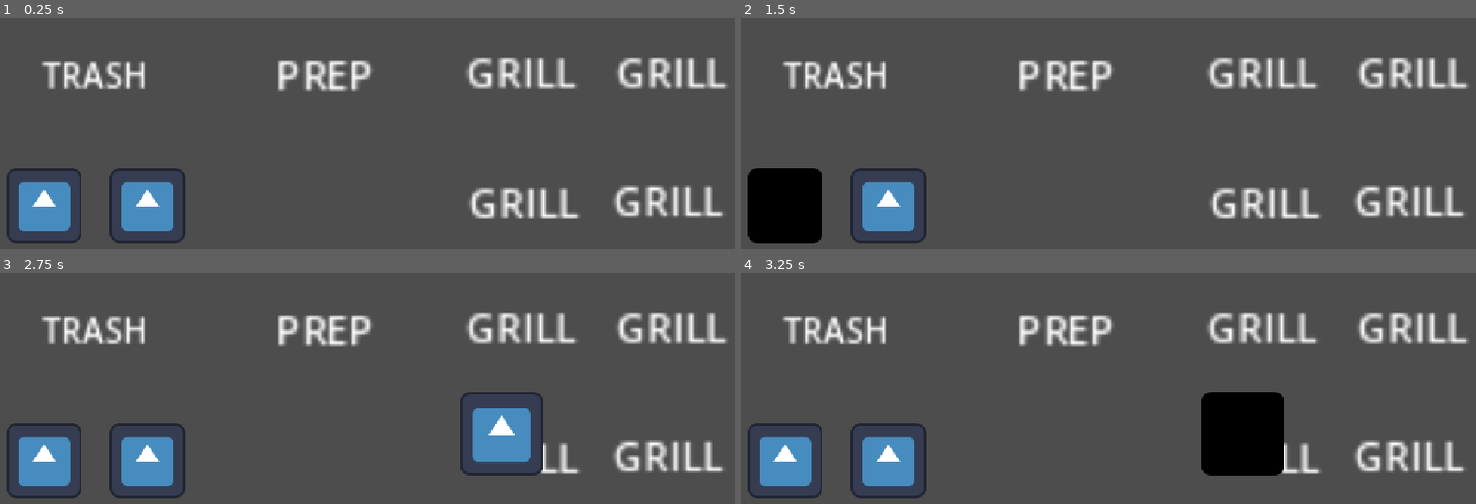
Above: before the commit, frames 1-4 (two rows, left to right).
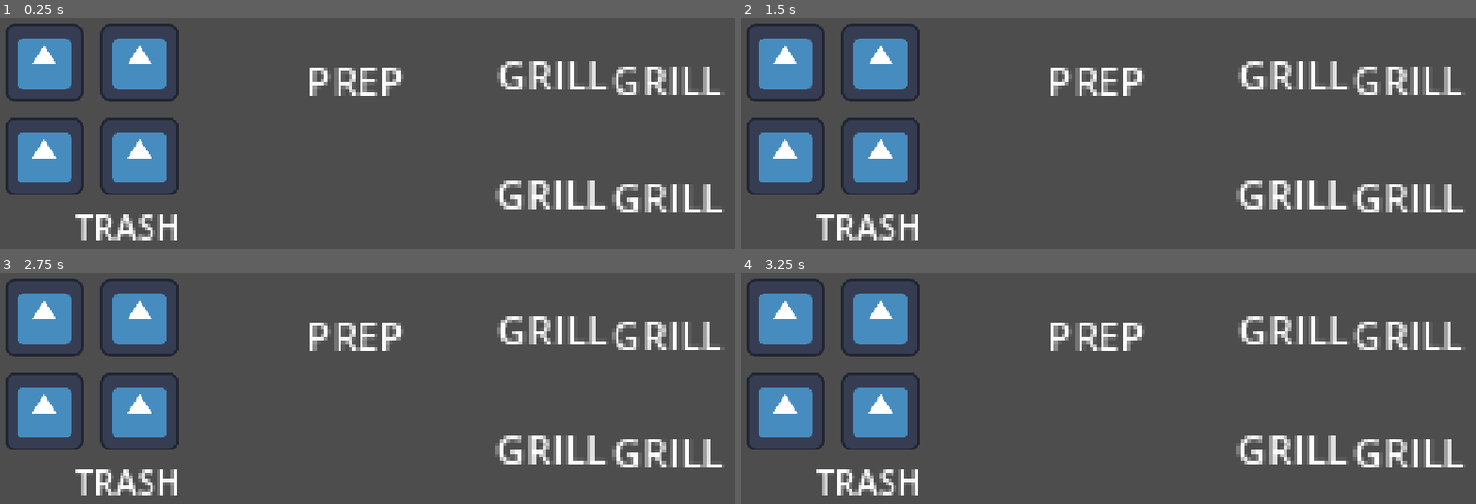
Above: after the commit, the same moments.

Repository: mosssara/Fish-and-Bun
Game: Godot game, scene res://scene/playarea.tscn
Two runs of this game, one before a commit and one after it. Both use one fixed random seed, a clock stepped at 60 frames per second and the inputs below. The engine's default icon, where the game draws it, is replaced by a stand-in: a white triangle on a blue panel in a dark square.
Inputs (mouse positions are in pixels of both pictures, inside the frame that each line leads up to):
- Up to frame 1 (0.25 s): no input
- Up to frame 2 (1.5 s): tap Enter at 0.5 s; move the mouse to (785, 205) at 0.52 s; click (785, 205) at 0.67 s; tap Space at 1.25 s; move the mouse to (888, 205) at 1.27 s; click (888, 205) at 1.42 s
- Up to frame 3 (2.75 s): tap Enter at 2 s; move the mouse to (521, 453) at 2.02 s; click (521, 453) at 2.17 s
- Up to frame 4 (3.25 s): tap Space at 2.75 s; move the mouse to (1240, 434) at 2.77 s; click (1240, 434) at 2.92 s

The runs differ from the first frame. In frame 1, 20% of the frame differs, in the area x 0-99%, y 2-98%; in frame 2, 21%; in frame 3, 22%; in frame 4, 23%.

Commit message:
4 gill 4 ingredient and prep area

Diff:
--- a/project.godot
+++ b/project.godot
@@ -30,4 +30,5 @@
 
 [rendering]
 
+textures/canvas_textures/default_texture_filter=0
 rendering_device/driver.windows="d3d12"
--- /dev/null
+++ b/scene/lettuce.tscn
@@ -0,0 +1,29 @@
+[gd_scene format=3 uid="uid://h6iaxuj3x075"]
+
+[ext_resource type="Texture2D" uid="uid://dow5gddlsjcoi" path="res://icon.svg" id="2_avnay"]
+
+[sub_resource type="SpriteFrames" id="SpriteFrames_13qdw"]
+animations = [{
+"frames": [{
+"duration": 1.0,
+"texture": ExtResource("2_avnay")
+}],
+"loop": 1,
+"name": &"default",
+"speed": 5.0
+}]
+
+[sub_resource type="CircleShape2D" id="CircleShape2D_b1lj4"]
+
+[node name="lettuce" type="StaticBody2D" unique_id=714578673]
+input_pickable = true
+
+[node name="AnimatedSprite2D" type="AnimatedSprite2D" parent="." unique_id=775264034]
+sprite_frames = SubResource("SpriteFrames_13qdw")
+
+[node name="CollisionShape2D" type="CollisionShape2D" parent="." unique_id=251103812]
+scale = Vector2(-6.7967796, -6.7967796)
+shape = SubResource("CircleShape2D_b1lj4")
+
+[connection signal="input_event" from="." to="." method="_on_input_event"]
+[connection signal="tree_exited" from="." to="." method="_on_tree_exited"]
--- a/scene/playarea.tscn
+++ b/scene/playarea.tscn
@@ -5,6 +5,8 @@
 [ext_resource type="Script" uid="uid://urbxiqe0enk6" path="res://script/trashcan.gd" id="3_6s32a"]
 [ext_resource type="Script" uid="uid://dkpkewtdc74i8" path="res://script/meatpick.gd" id="3_8pu8s"]
 [ext_resource type="Script" uid="uid://bv3uftvubd3gc" path="res://script/grill_1.gd" id="3_plb6v"]
+[ext_resource type="Script" uid="uid://dpv7np8pysvme" path="res://script/lettucepick.gd" id="3_xlhpc"]
+[ext_resource type="Script" uid="uid://cp16lx8il35aq" path="res://script/specialzone.gd" id="4_ntiv4"]
 [ext_resource type="Script" uid="uid://cgv7myd6wrtjx" path="res://script/grill_2.gd" id="5_3vh8y"]
 [ext_resource type="Script" uid="uid://hh5y7l7fb6ol" path="res://script/prepzone.gd" id="5_c7c5x"]
 [ext_resource type="Script" uid="uid://c55em8onn83tw" path="res://script/grill_3.gd" id="6_wcdls"]
@@ -16,7 +18,8 @@
 [sub_resource type="RectangleShape2D" id="RectangleShape2D_13qdw"]
 size = Vector2(114.687485, 118.33334)
 
-[sub_resource type="CircleShape2D" id="CircleShape2D_xrivr"]
+[sub_resource type="RectangleShape2D" id="RectangleShape2D_wcdls"]
+size = Vector2(35.876373, 20)
 
 [sub_resource type="RectangleShape2D" id="RectangleShape2D_b1lj4"]
 size = Vector2(32.310467, 15.776171)
@@ -24,8 +27,8 @@
 [node name="grillbert" type="Node2D" unique_id=1707622631]
 
 [node name="Bunzone" type="Area2D" parent="." unique_id=2133173928]
-position = Vector2(72, 567)
-scale = Vector2(1.9200001, 1.9200001)
+position = Vector2(72, 348)
+scale = Vector2(2, 2)
 script = ExtResource("1_eyfrx")
 
 [node name="Bunclick" type="CollisionShape2D" parent="Bunzone" unique_id=2018891238]
@@ -37,9 +40,37 @@
 scale = Vector2(0.4662084, 0.4662084)
 texture = ExtResource("2_6s32a")
 
+[node name="Lettucezone" type="Area2D" parent="." unique_id=1187164723]
+position = Vector2(72, 492)
+scale = Vector2(2, 2)
+script = ExtResource("3_xlhpc")
+
+[node name="lettuceclick" type="CollisionShape2D" parent="Lettucezone" unique_id=138405537]
+scale = Vector2(0.583333, 0.583333)
+shape = SubResource("RectangleShape2D_xrivr")
+
+[node name="Sprite2D" type="Sprite2D" parent="Lettucezone" unique_id=1008161235]
+modulate = Color(1.0991465, 1.0991465, 1.0991465, 1)
+scale = Vector2(0.4662084, 0.4662084)
+texture = ExtResource("2_6s32a")
+
+[node name="specialzone" type="Area2D" parent="." unique_id=2145006359]
+position = Vector2(218, 492)
+scale = Vector2(2, 2)
+script = ExtResource("4_ntiv4")
+
+[node name="lettuceclick" type="CollisionShape2D" parent="specialzone" unique_id=1880428728]
+scale = Vector2(0.583333, 0.583333)
+shape = SubResource("RectangleShape2D_xrivr")
+
+[node name="Sprite2D" type="Sprite2D" parent="specialzone" unique_id=545080196]
+modulate = Color(1.0991465, 1.0991465, 1.0991465, 1)
+scale = Vector2(0.4662084, 0.4662084)
+texture = ExtResource("2_6s32a")
+
 [node name="Meatzone" type="Area2D" parent="." unique_id=851774330]
-position = Vector2(230, 567)
-scale = Vector2(1.9200001, 1.9200001)
+position = Vector2(218, 348)
+scale = Vector2(2, 2)
 script = ExtResource("3_8pu8s")
 
 [node name="meatclick" type="CollisionShape2D" parent="Meatzone" unique_id=724159524]
@@ -52,85 +83,81 @@
 texture = ExtResource("2_6s32a")
 
 [node name="grill1" type="Area2D" parent="." unique_id=1726855729]
-position = Vector2(772, 526)
+position = Vector2(845, 550)
 script = ExtResource("3_plb6v")
 
 [node name="grillclick" type="CollisionShape2D" parent="grill1" unique_id=652496753]
-position = Vector2(36, 28.000004)
-scale = Vector2(1.3006728, 1.3006728)
+scale = Vector2(1.4, 1.4)
 shape = SubResource("RectangleShape2D_13qdw")
 
 [node name="Label" type="Label" parent="grill1" unique_id=1365245206]
-offset_left = -51.000008
-offset_top = -9.0
-offset_right = -6.0000076
-offset_bottom = 14.0
+offset_left = -82.0
+offset_top = -46.0
+offset_right = -37.0
+offset_bottom = -23.0
 scale = Vector2(3.7679229, 3.8406756)
 text = "GRILL"
 metadata/_edit_use_anchors_ = true
 
 [node name="grill2" type="Area2D" parent="." unique_id=476482152]
-position = Vector2(986, 522)
+position = Vector2(1020, 550)
 script = ExtResource("5_3vh8y")
 
 [node name="grillclick" type="CollisionShape2D" parent="grill2" unique_id=595103973]
-position = Vector2(39, 31.000004)
-scale = Vector2(1.4058235, 1.4058235)
+scale = Vector2(1.4, 1.4)
 shape = SubResource("RectangleShape2D_13qdw")
 
 [node name="Label" type="Label" parent="grill2" unique_id=661097262]
-offset_left = -44.000008
-offset_top = -8.0
-offset_right = 0.9999924
-offset_bottom = 15.0
+offset_left = -79.0
+offset_top = -41.0
+offset_right = -34.0
+offset_bottom = -18.0
 scale = Vector2(3.7679229, 3.8406756)
 text = "GRILL"
 metadata/_edit_use_anchors_ = true
 
 [node name="grill3" type="Area2D" parent="." unique_id=579028741]
-position = Vector2(757, 292)
+position = Vector2(846, 374)
 script = ExtResource("6_wcdls")
 
 [node name="grillclick" type="CollisionShape2D" parent="grill3" unique_id=96528706]
-position = Vector2(48, 74)
-scale = Vector2(1.4058235, 1.4058235)
+scale = Vector2(1.4, 1.4)
 shape = SubResource("RectangleShape2D_13qdw")
 
 [node name="Label" type="Label" parent="grill3" unique_id=398298867]
-offset_left = -40.000008
-offset_top = 25.0
-offset_right = 4.9999924
-offset_bottom = 48.0
+offset_left = -80.99999
+offset_top = -53.0
+offset_right = -35.999992
+offset_bottom = -30.0
 scale = Vector2(3.7679229, 3.8406756)
 text = "GRILL"
 metadata/_edit_use_anchors_ = true
 
 [node name="grill4" type="Area2D" parent="." unique_id=1120542899]
-position = Vector2(978, 299)
+position = Vector2(1020, 373)
 script = ExtResource("7_xlhpc")
 
 [node name="grillclick" type="CollisionShape2D" parent="grill4" unique_id=999183033]
-position = Vector2(53, 66)
-scale = Vector2(1.4058235, 1.4058235)
+scale = Vector2(1.4, 1.4)
 shape = SubResource("RectangleShape2D_13qdw")
 
 [node name="Label" type="Label" parent="grill4" unique_id=570105213]
-offset_left = -31.00001
-offset_top = 18.0
-offset_right = 13.99999
-offset_bottom = 41.0
+offset_left = -79.99999
+offset_top = -44.0
+offset_right = -34.999992
+offset_bottom = -21.0
 scale = Vector2(3.7679229, 3.8406756)
 text = "GRILL"
 metadata/_edit_use_anchors_ = true
 
 [node name="trashcan" type="Area2D" parent="." unique_id=1819444425]
-position = Vector2(147, 369)
+position = Vector2(197, 602)
 scale = Vector2(1.0105522, 1)
 script = ExtResource("3_6s32a")
 
 [node name="CollisionShape2D" type="CollisionShape2D" parent="trashcan" unique_id=1540348807]
-scale = Vector2(10.44, 10.44)
-shape = SubResource("CircleShape2D_xrivr")
+scale = Vector2(10.44, 3.4799972)
+shape = SubResource("RectangleShape2D_wcdls")
 
 [node name="Label" type="Label" parent="trashcan" unique_id=654363715]
 offset_left = -77.0
@@ -141,7 +168,7 @@
 text = "TRASH"
 
 [node name="prepzone" type="Area2D" parent="." unique_id=1810284445]
-position = Vector2(524, 391)
+position = Vector2(571, 401)
 script = ExtResource("5_c7c5x")
 
 [node name="CollisionShape2D" type="CollisionShape2D" parent="prepzone" unique_id=1178149671]
@@ -158,6 +185,8 @@
 text = "PREP"
 
 [connection signal="input_event" from="Bunzone" to="Bunzone" method="_on_input_event"]
+[connection signal="input_event" from="Lettucezone" to="Lettucezone" method="_on_input_event"]
+[connection signal="input_event" from="specialzone" to="specialzone" method="_on_input_event"]
 [connection signal="input_event" from="Meatzone" to="Meatzone" method="_on_input_event"]
 [connection signal="input_event" from="grill1" to="grill1" method="_on_input_event"]
 [connection signal="input_event" from="grill2" to="grill2" method="_on_input_event"]
--- /dev/null
+++ b/scene/special.tscn
@@ -0,0 +1,29 @@
+[gd_scene format=3 uid="uid://76wewyw7p5b7"]
+
+[ext_resource type="Texture2D" uid="uid://dow5gddlsjcoi" path="res://icon.svg" id="1_l2onw"]
+
+[sub_resource type="SpriteFrames" id="SpriteFrames_13qdw"]
+animations = [{
+"frames": [{
+"duration": 1.0,
+"texture": ExtResource("1_l2onw")
+}],
+"loop": 1,
+"name": &"default",
+"speed": 5.0
+}]
+
+[sub_resource type="CircleShape2D" id="CircleShape2D_b1lj4"]
+
+[node name="lettuce" type="StaticBody2D" unique_id=714578673]
+input_pickable = true
+
+[node name="AnimatedSprite2D" type="AnimatedSprite2D" parent="." unique_id=775264034]
+sprite_frames = SubResource("SpriteFrames_13qdw")
+
+[node name="CollisionShape2D" type="CollisionShape2D" parent="." unique_id=251103812]
+scale = Vector2(-6.7967796, -6.7967796)
+shape = SubResource("CircleShape2D_b1lj4")
+
+[connection signal="input_event" from="." to="." method="_on_input_event"]
+[connection signal="tree_exited" from="." to="." method="_on_tree_exited"]
--- a/script/Global.gd
+++ b/script/Global.gd
@@ -1,6 +1,7 @@
 extends Node
 var select_bun = false
 var select_meat = false
+var select_fish = false
 var select_lettuce = false
 var select_secret = false
 var current_select = null
--- a/script/grill_1.gd
+++ b/script/grill_1.gd
@@ -5,6 +5,13 @@
 
 func _on_input_event(viewport: Node, event: InputEvent, shape_idx: int) -> void:
 	if event is InputEventMouseButton and event.button_index == 1 and event.is_pressed() and Global.select_check(Global.select_bun,Global.select_meat, Global.select_lettuce,Global.select_secret) == true and Global.grill1 == false:
+		# solely deal with green IT 2:25 RN I CAN't MAN DAY 1
+		if Global.current_select == "Lettuce" or Global.current_select == "Secret":
+			Global.current_select = null
+			Global.select_lettuce = false
+			Global.select_secret = false
+			print("Leccute hit the fAN")
+			return
 
 		var bun = bun_scene.instantiate()
 		var meat = meat_scene.instantiate()
@@ -12,15 +19,18 @@
 		match Global.current_select:
 			"Bun":
 				add_child(bun)
-				bun.global_position = global_position
+				bun.global_position = Vector2(global_position[0]+10,global_position[1]+10)
 				print("BUNNNNNNNNNNN")
 			"Meat":
 				add_child(meat)
-				meat.global_position = global_position
+				meat.global_position = Vector2(global_position[0]+10,global_position[1]+10)
 				print("MEATTTTTTTTTT")
+
 		Global.current_select = null
 		Global.select_bun = false
 		Global.select_meat = false
+		Global.select_lettuce = false
+		Global.select_secret = false
 		Global.grill1 = true
 		print("grill")
 		Global.showstat()
--- a/script/grill_2.gd
+++ b/script/grill_2.gd
@@ -6,21 +6,30 @@
 func _on_input_event(viewport: Node, event: InputEvent, shape_idx: int) -> void:
 	if event is InputEventMouseButton and event.button_index == 1 and event.is_pressed() and Global.select_check(Global.select_bun,Global.select_meat, Global.select_lettuce,Global.select_secret) == true and Global.grill2 == false:
 
+		if Global.current_select == "Lettuce" or Global.current_select == "Secret":
+			Global.current_select = null
+			Global.select_lettuce = false
+			Global.select_secret = false
+			print("Leccute hit the fAN")
+			return
+
 		var bun = bun_scene.instantiate()
 		var meat = meat_scene.instantiate()
 		print(Global.current_select)
 		match Global.current_select:
 			"Bun":
 				add_child(bun)
-				bun.global_position = global_position
+				bun.global_position = Vector2(global_position[0]+10,global_position[1]+10)
 				print("BUNNNNNNNNNNN")
 			"Meat":
 				add_child(meat)
-				meat.global_position = global_position
+				meat.global_position = Vector2(global_position[0]+10,global_position[1]+10)
 				print("MEATTTTTTTTTT")
 		Global.current_select = null
 		Global.select_bun = false
 		Global.select_meat = false
+		Global.select_lettuce = false
+		Global.select_secret = false
 		Global.grill2 = true
 		print("grill")
 		Global.showstat()
--- a/script/grill_3.gd
+++ b/script/grill_3.gd
@@ -6,21 +6,30 @@
 func _on_input_event(viewport: Node, event: InputEvent, shape_idx: int) -> void:
 	if event is InputEventMouseButton and event.button_index == 1 and event.is_pressed() and Global.select_check(Global.select_bun,Global.select_meat, Global.select_lettuce,Global.select_secret) == true and Global.grill3 == false:
 
+		if Global.current_select == "Lettuce" or Global.current_select == "Secret":
+			Global.current_select = null
+			Global.select_lettuce = false
+			Global.select_secret = false
+			print("Leccute hit the fAN")
+			return
+
 		var bun = bun_scene.instantiate()
 		var meat = meat_scene.instantiate()
 		print(Global.current_select)
 		match Global.current_select:
 			"Bun":
 				add_child(bun)
-				bun.global_position = global_position
+				bun.global_position = Vector2(global_position[0]+10,global_position[1]+10)
 				print("BUNNNNNNNNNNN")
 			"Meat":
 				add_child(meat)
-				meat.global_position = global_position
+				meat.global_position = Vector2(global_position[0]+10,global_position[1]+10)
 				print("MEATTTTTTTTTT")
 		Global.current_select = null
 		Global.select_bun = false
 		Global.select_meat = false
+		Global.select_lettuce = false
+		Global.select_secret = false
 		Global.grill3 = true
 		print("grill")
 		Global.showstat()
--- a/script/grill_4.gd
+++ b/script/grill_4.gd
@@ -6,21 +6,30 @@
 func _on_input_event(viewport: Node, event: InputEvent, shape_idx: int) -> void:
 	if event is InputEventMouseButton and event.button_index == 1 and event.is_pressed() and Global.select_check(Global.select_bun,Global.select_meat, Global.select_lettuce,Global.select_secret) == true and Global.grill4 == false:
 
+		if Global.current_select == "Lettuce" or Global.current_select == "Secret":
+			Global.current_select = null
+			Global.select_lettuce = false
+			Global.select_secret = false
+			print("Leccute hit the fAN")
+			return
+
 		var bun = bun_scene.instantiate()
 		var meat = meat_scene.instantiate()
 		print(Global.current_select)
 		match Global.current_select:
 			"Bun":
 				add_child(bun)
-				bun.global_position = global_position
+				bun.global_position = Vector2(global_position[0]+10,global_position[1]+10)
 				print("BUNNNNNNNNNNN")
 			"Meat":
 				add_child(meat)
-				meat.global_position = global_position
+				meat.global_position = Vector2(global_position[0]+10,global_position[1]+10)
 				print("MEATTTTTTTTTT")
 		Global.current_select = null
 		Global.select_bun = false
 		Global.select_meat = false
+		Global.select_lettuce = false
+		Global.select_secret = false
 		Global.grill4 = true
 		print("grill")
 		Global.showstat()
--- /dev/null
+++ b/script/lettuce.gd
@@ -0,0 +1,21 @@
+extends Node2D
+@onready var cooktime: Timer = $cooktime
+@onready var animated_sprite_2d: AnimatedSprite2D = $AnimatedSprite2D
+
+
+# Called every frame. 'delta' is the elapsed time since the previous frame.
+func _process(delta: float) -> void:
+	if Global.select_bun == false:
+		animated_sprite_2d.set_modulate(Color.WHITE)
+
+
+func _on_input_event(viewport: Node, event: InputEvent, shape_idx: int) -> void:
+	if event is InputEventMouseButton and event.button_index == 1 and event.is_pressed() and Global.select_check(Global.select_bun,Global.select_meat, Global.select_lettuce,Global.select_secret) != true: #check left click
+		print("CLICK")
+		Global.current_select = "Lettuce"
+		Global.parent = get_parent()
+		print(Global.current_select)
+		Global.select_lettuce = true #boolean to check with grill
+		animated_sprite_2d.set_modulate(Color.BLACK)
+
+		Global.showstat()
--- /dev/null
+++ b/script/lettucepick.gd
@@ -0,0 +1,19 @@
+extends Area2D
+
+@onready var sprite_2d: Sprite2D = $Sprite2D
+var lettuce_scene = load("res://scene/lettuce.tscn")
+var lettuce = lettuce_scene.instantiate()
+
+func _ready() -> void:
+	pass
+
+func _on_input_event(viewport: Node, event: InputEvent, shape_idx: int) -> void:
+	if event is InputEventMouseButton and event.button_index == 1 and event.is_pressed() and Global.select_check(Global.select_bun,Global.select_meat, Global.select_lettuce,Global.select_secret) != true: #check left click
+		Global.select_lettuce = true #boolean to check with grill
+		Global.current_select = "Lettuce"
+		sprite_2d.set_modulate(Color.BLACK)
+
+		Global.showstat()
+func _process(delta: float) -> void:
+	if Global.select_lettuce == false:
+		sprite_2d.set_modulate(Color.WHITE)
--- a/script/prepzone.gd
+++ b/script/prepzone.gd
@@ -4,7 +4,10 @@
 	if event is InputEventMouseButton and event.button_index == 1 and event.is_pressed() and Global.select_check(Global.select_bun,Global.select_meat, Global.select_lettuce,Global.select_secret) == true:
 
 		if Global.current_select is String:
-			Global.current_select = null
+				if Global.current_select == "Lettuce" or Global.current_select == "Secret":
+					Global.foodstack.append(Global.current_select)
+				print(Global.foodstack)
+				Global.current_select = null
 		elif Global.current_select != null:
 			match Global.parent.name:
 				"grill1":
--- /dev/null
+++ b/script/specialzone.gd
@@ -0,0 +1,19 @@
+extends Area2D
+
+@onready var sprite_2d: Sprite2D = $Sprite2D
+var secret_scene = load("res://scene/special.tscn")
+var secret = secret_scene.instantiate()
+
+func _ready() -> void:
+	pass
+
+func _on_input_event(viewport: Node, event: InputEvent, shape_idx: int) -> void:
+	if event is InputEventMouseButton and event.button_index == 1 and event.is_pressed() and Global.select_check(Global.select_bun,Global.select_meat, Global.select_lettuce,Global.select_secret) != true: #check left click
+		Global.select_secret = true #boolean to check with grill
+		Global.current_select = "Secret"
+		sprite_2d.set_modulate(Color.BLACK)
+
+		Global.showstat()
+func _process(delta: float) -> void:
+	if Global.select_secret == false:
+		sprite_2d.set_modulate(Color.WHITE)
Not shown, added: script/lettuce.gd.uid
Not shown, added: script/lettucepick.gd.uid
Not shown, added: script/specialzone.gd.uid
